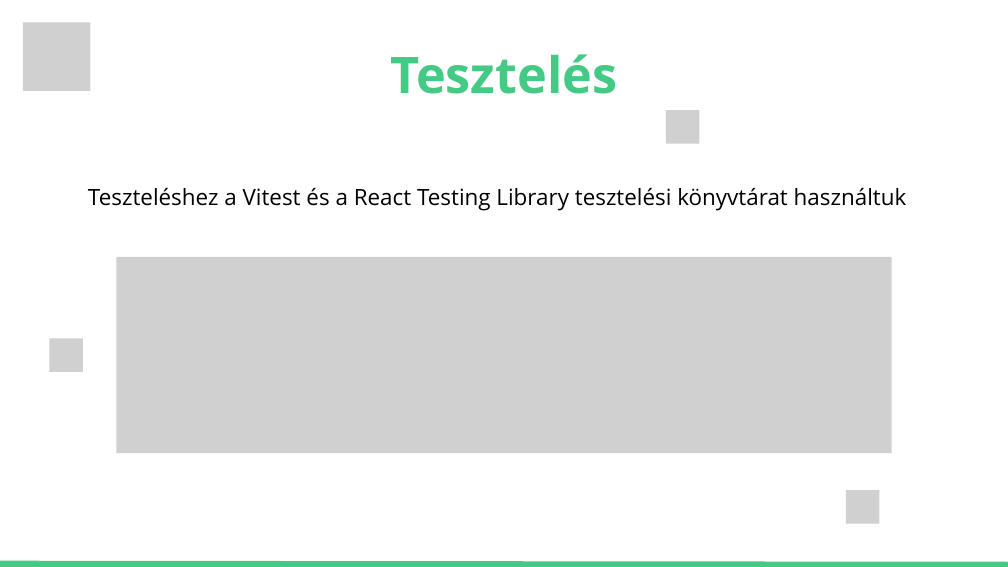
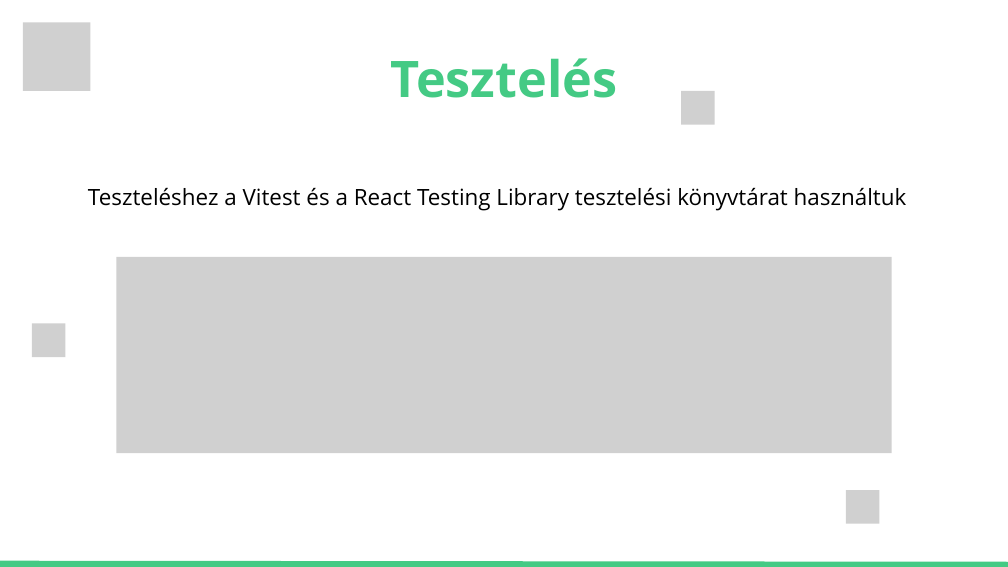
Before and after one commit to janoscsordas/planit-vizsgaremek-osszes, a slide deck: slide 10 of Planitapp presentation.pptx. Drawn at 1008x567 pixels with LibreOffice and Linux fonts; fonts in the diff are those of the drawing; grey boxes stand for pictures. Boxes give left, top, right and bottom in pixels: in the first picture for what was removed or moved away, otherwise in the second. Text is boxed around its words. In the diff, an @@ line names an element or a change of style, - is before the commit and + after.

```diff
--- a/Planitapp presentation.pptx
+++ b/Planitapp presentation.pptx
@@ text "Tesztelés" moved from (x1=391, y1=54, x2=618, y2=94) to (x1=391, y1=58, x2=618, y2=98) @@
@@ picture moved from (x1=666, y1=110, x2=700, y2=144) to (x1=681, y1=91, x2=715, y2=124) @@
@@ picture moved from (x1=49, y1=338, x2=83, y2=372) to (x1=32, y1=324, x2=66, y2=357) @@
```
Also in this commit, not shown: 7 other slides changed.
